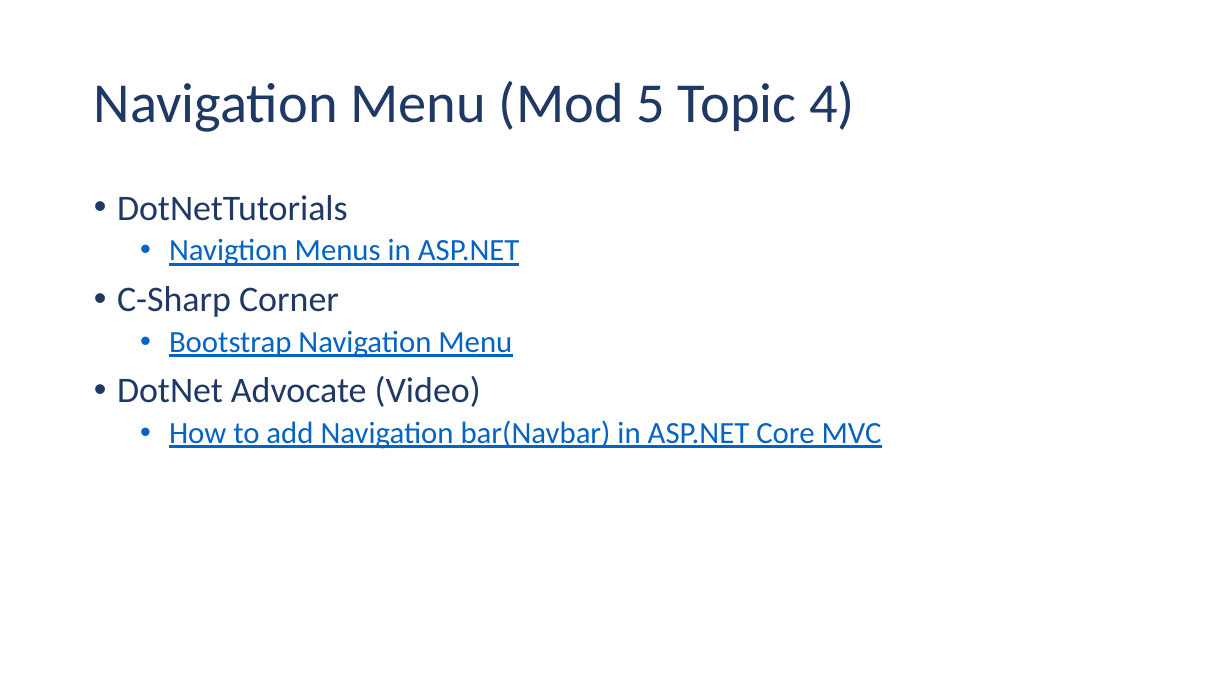
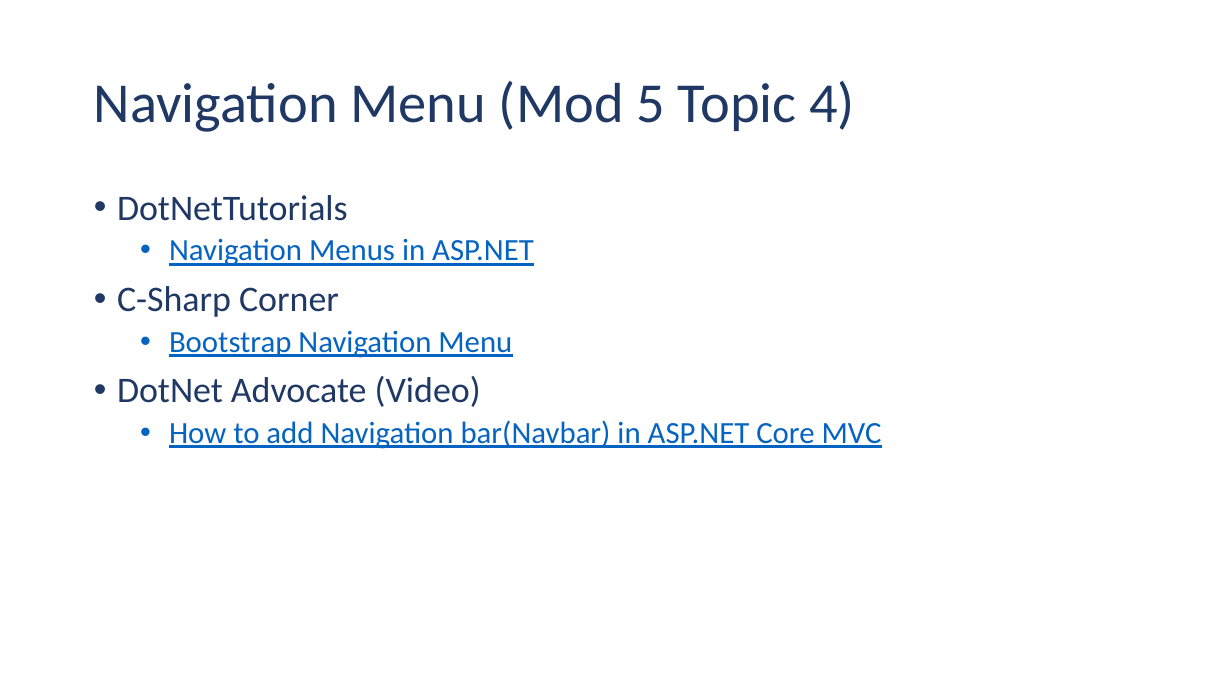
Before and after one commit to ehennis/CIS174, a slide deck: slide 11 of 2022-SPR/Week05.pptx. Drawn at 1232x693 pixels with LibreOffice and Linux fonts; fonts in the diff are those of the drawing. Boxes give left, top, right and bottom in pixels: in the first picture for what was removed or moved away, otherwise in the second. Text is boxed around its words. In the diff, an @@ line names an element or a change of style, - is before the commit and + after.

```diff
--- a/2022-SPR/Week05.pptx
+++ b/2022-SPR/Week05.pptx
@@ text at (169,238,534,266): text changed @@
-  • Navigtion Menus in ASP.NET
+  • Navigation Menus in ASP.NET
```
Also in this commit, not shown: 1 other slide changed, 23 other files.
